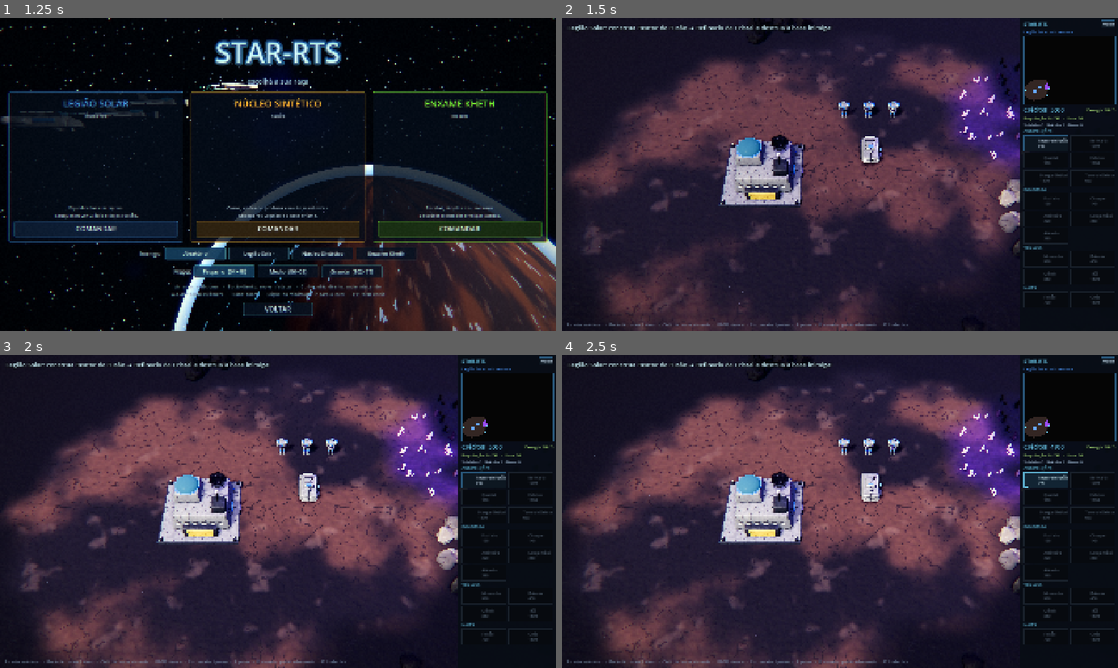
Above: before the commit, frames 1-4 (two rows, left to right).
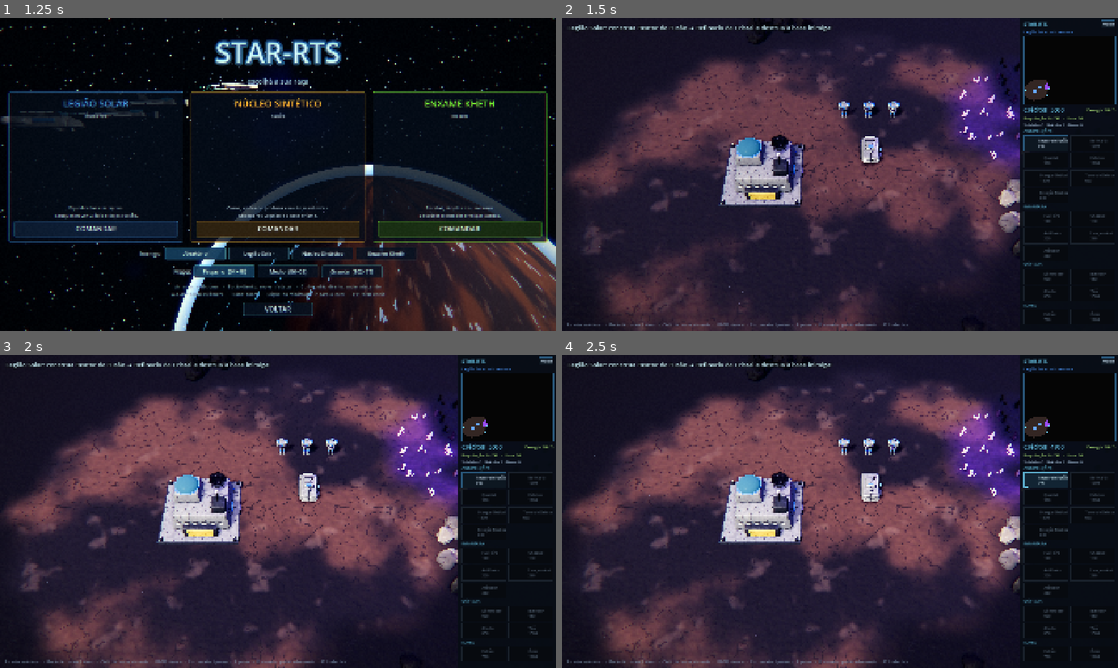
Above: after the commit, the same moments.

Repository: DiogoSav/star-rts
Game: Godot game, scene res://scenes/menu.tscn
Two runs of this game, one before a commit and one after it. Both use one fixed random seed, a clock stepped at 60 frames per second and the inputs below.
Inputs:
- Up to frame 1 (1.25 s): click "JOGAR CONTRA A IA" at 0.5 s
- Up to frame 2 (1.5 s): click "COMANDAR" at 1.25 s
- Up to frame 3 (2 s): no input
- Up to frame 4 (2.5 s): click "Reator de Fusão 300" at 2 s

Frame 1 is identical in both runs. In frame 2, 0.5% of the frame differs, in the area x 82-100%, y 54-97%; in frame 3, 0.5%; in frame 4, 0.5%.

Commit message:
Estação de cura: cura unidades em volta (3 raças, modelos novos)
Prédio 2x2 (requer Quartel, 700 créditos, consome 25 de energia) que
recupera 3% da vida por segundo das unidades do time num raio de 5
células. Não acumula entre estações; círculo de alcance ao selecionar e
ao posicionar; brilho verde nas unidades curadas; IA começa com uma.

Co-Authored-By: Claude Opus 5.5 <noreply@anthropic.com>

Diff:
--- a/scripts/building.gd
+++ b/scripts/building.gd
@@ -24,6 +24,11 @@
 const REPAIR_RATE := 0.05
 var repairing := false
 var _repair_fx: CPUParticles3D
+## Cura em área (prédios com "heal"): a cada HEAL_TICK as unidades do time em volta recuperam vida
+const HEAL_TICK := 1.0
+const HEAL_COLOR := Color(0.35, 1.0, 0.5)
+var _heal_t := 0.0
+var _range_ring: MeshInstance3D
 
 
 func setup(t: String, tm: int, c: Vector2i) -> void:
@@ -56,6 +61,16 @@
 	sel_ring = Fx3D.ring(half, 0.07, Color(0.75, 0.95, 1.0, 0.95), true)
 	sel_ring.visible = selected
 	root.add_child(sel_ring)
+	if data.has("heal"):
+		_range_ring = range_ring(float(data["heal"]["range"]))
+		_range_ring.visible = false
+		root.add_child(_range_ring)
+
+
+## Círculo no chão mostrando o alcance da cura (também usado no fantasma ao posicionar).
+static func range_ring(range_px: float) -> MeshInstance3D:
+	var r := range_px * Game.UNIT
+	return Fx3D.ring(Vector2(r, r), 0.06, Color(HEAL_COLOR, 0.55))
 
 
 ## Começa a obra: o prédio é "impresso" de baixo para cima por um feixe holográfico,
@@ -146,6 +161,12 @@
 		s.rotation.y += delta * (0.8 if powered else 0.1)
 	if repairing and not Net.is_client():
 		_repair(delta)
+	if _range_ring != null:
+		_range_ring.visible = selected
+		_heal_t -= delta
+		if _heal_t <= 0.0:
+			_heal_t = HEAL_TICK
+			_heal_area()
 	if not _burning and hp < max_hp * 0.5:
 		_start_burning()
 	elif _burning and hp > max_hp * 0.6:
@@ -197,6 +218,31 @@
 		_fire_snd = null
 
 
+## Cura as unidades do time dentro do alcance. Várias estações não se somam: cada unidade
+## é curada no máximo uma vez por HEAL_TICK. No convidado só mostra o brilho (a vida vem
+## nos snapshots do anfitrião).
+func _heal_area() -> void:
+	if Game.game_over or Game.low_power(team):
+		return
+	var heal: Dictionary = data["heal"]
+	var r2: float = float(heal["range"]) ** 2
+	var now := Time.get_ticks_msec()
+	for e in Game.entities:
+		if not (e is Unit) or e.team != team or e.dead or e.hp >= e.max_hp:
+			continue
+		if e.position.distance_squared_to(position) > r2 or now - e.healed_at < HEAL_TICK * 900.0:
+			continue
+		e.healed_at = now
+		if not Net.is_client():
+			e.hp = minf(e.max_hp, e.hp + e.max_hp * float(heal["rate"]) * HEAL_TICK)
+		if e.visible:
+			var fx := Fx3D.heal_burst(maxf(e.box.size.x, e.box.size.z) * 0.35)
+			Game.world.add_child(fx)
+			fx.global_position = e.center3d()
+			fx.emitting = true
+			fx.finished.connect(fx.queue_free)
+
+
 ## Custo por ponto de vida: metade do custo do prédio dividida pela vida máxima.
 func repair_cost_per_hp() -> float:
 	return float(data["cost"]) * 0.5 / max_hp
--- a/scripts/fx3d.gd
+++ b/scripts/fx3d.gd
@@ -160,6 +160,26 @@
 	return p
 
 
+## Brilho verde subindo de uma unidade que está sendo curada (dispara uma vez e se apaga).
+static func heal_burst(size: float) -> CPUParticles3D:
+	var p := CPUParticles3D.new()
+	p.one_shot = true
+	p.explosiveness = 0.6
+	p.amount = 8
+	p.lifetime = 0.9
+	p.mesh = _particle_quad(0.1, true)
+	p.emission_shape = CPUParticles3D.EMISSION_SHAPE_SPHERE
+	p.emission_sphere_radius = size
+	p.direction = Vector3.UP
+	p.spread = 15.0
+	p.gravity = Vector3.ZERO
+	p.initial_velocity_min = 0.4
+	p.initial_velocity_max = 0.8
+	p.scale_amount_curve = _grow(1.0, 0.3)
+	p.color_ramp = _ramp(Color(0.5, 1.0, 0.55), Color(0.3, 1.0, 0.4, 0.0))
+	return p
+
+
 ## Plano holográfico que sobe enquanto o prédio é construído.
 static func scan_plane(area: Vector2, color: Color) -> MeshInstance3D:
 	var mi := MeshInstance3D.new()
--- a/scripts/game_state.gd
+++ b/scripts/game_state.gd
@@ -41,7 +41,7 @@
 		"buildings": {
 			"cy": "Centro de Comando", "power": "Reator de Fusão", "refinery": "Refinaria de Cristal",
 			"barracks": "Quartel", "factory": "Fábrica de Blindados", "starport": "Hangar Orbital",
-			"turret": "Torre de Defesa",
+			"turret": "Torre de Defesa", "medic": "Estação Médica",
 		},
 	},
 	"rob": {
@@ -56,6 +56,7 @@
 			"cy": "Núcleo Central", "power": "Matriz de Energia", "refinery": "Processador de Cristal",
 			"barracks": "Montadora de Droides", "factory": "Forja Mecânica",
 			"starport": "Plataforma Gravitacional", "turret": "Torre de Raios",
+			"medic": "Doca de Reparo",
 		},
 	},
 	"ins": {
@@ -69,7 +70,7 @@
 		"buildings": {
 			"cy": "Colmeia-Mãe", "power": "Nódulo Vital", "refinery": "Digestor de Cristal",
 			"barracks": "Incubadora", "factory": "Casulo Profundo", "starport": "Ninho Aéreo",
-			"turret": "Espinho Ácido",
+			"turret": "Espinho Ácido", "medic": "Poço de Regeneração",
 		},
 	},
 }
@@ -317,6 +318,13 @@
 		"hp": 500, "size": Vector2i(1, 1), "power": -20, "sight": 6, "produces": "",
 		"desc": "Defesa contra solo e naves. Precisa de energia.",
 		"weapon": {"damage": 28, "range": 175.0, "cooldown": 1.3, "type": "cannon", "air": true},
+	},
+	## Cura: "range" em pixels de chão, "rate" = fração da vida máxima recuperada por segundo
+	"medic": {
+		"name": "Estação de Cura", "category": "building", "cost": 700, "time": 9.0,
+		"requires": ["barracks"], "hp": 500, "size": Vector2i(2, 2), "power": -25, "sight": 5,
+		"produces": "", "heal": {"range": 160.0, "rate": 0.03},
+		"desc": "Recupera a vida das suas unidades em volta (soldados, veículos e naves). Precisa de energia.",
 	},
 }
 
@@ -329,7 +337,7 @@
 const POP_BASE := 30
 const POP_PER_POWER := 20
 const POP_MAX := 100
-const BUILD_ORDER := ["power", "refinery", "barracks", "factory", "starport", "turret"]
+const BUILD_ORDER := ["power", "refinery", "barracks", "factory", "starport", "turret", "medic"]
 const CATEGORY_NAMES := {"building": "construções", "infantry": "infantaria",
 		"vehicle": "veículos", "air": "naves"}
 ## Tamanhos de mapa: escala sobre o mapa pequeno (64×48 células)
--- a/scripts/info_panel.gd
+++ b/scripts/info_panel.gd
@@ -199,8 +199,12 @@
 		lines.append("CONSERTANDO  ·  %.2f créditos por ponto de vida" % b.repair_cost_per_hp())
 	elif b.hp < b.max_hp and b.team == Game.local_team:
 		lines.append("Danificado  ·  conserto: %.2f créditos por ponto de vida" % b.repair_cost_per_hp())
+	if b.data.has("heal"):
+		var h: Dictionary = b.data["heal"]
+		lines.append("Cura %d%% da vida por segundo  ·  alcance %d células" % [
+				roundi(float(h["rate"]) * 100.0), roundi(float(h["range"]) / Game.TILE)])
 	var p: int = b.data["power"]
-	var power := ("Gera %d de energia" % p) if p > 0 else ("Consome %d de energia" % -p)
+	var power :=("Gera %d de energia" % p) if p > 0 else ("Consome %d de energia" % -p)
 	if p < 0 and Game.low_power(b.team):
 		power += "  ·  SEM ENERGIA SUFICIENTE"
 	lines.append(power)
--- a/scripts/main.gd
+++ b/scripts/main.gd
@@ -208,6 +208,7 @@
 	Game.spawn_building("turret", E, Map.fit(Vector2i(49, 14), E_CORNER))
 	Game.spawn_building("turret", E, Map.fit(Vector2i(54, 14), E_CORNER))
 	Game.spawn_building("starport", E, Map.fit(Vector2i(48, 6), E_CORNER))
+	Game.spawn_building("medic", E, Map.fit(Vector2i(49, 10), E_CORNER))
 	for i in 2:
 		Game.spawn_unit(ef["infantry"][i], E, map.cell_center(Map.fit(Vector2i(52 + i, 15), E_CORNER)))
 
@@ -443,6 +444,8 @@
 			_ghost_area.position.y = 0.03
 			_ghost_area.cast_shadow = GeometryInstance3D.SHADOW_CASTING_SETTING_OFF
 			_ghost.add_child(_ghost_area)
+			if Game.BUILDINGS[placing].has("heal"):
+				_ghost.add_child(Building.range_ring(float(Game.BUILDINGS[placing]["heal"]["range"])))
 			add_child(_ghost)
 	if _ghost == null:
 		return
--- a/scripts/unit.gd
+++ b/scripts/unit.gd
@@ -7,6 +7,7 @@
 var path_index := 0
 var facing := 0.0
 var forced_target := false   # ataque ordenado diretamente
+var healed_at := -100000      # última cura recebida (ms), para estações não se somarem
 var attack_move := false     # andar atacando o que encontrar
 var attack_goal := Vector2.ZERO
 var guarding := false         # perseguindo por conta própria; volta para guard_pos depois
Binary file added: models/medic_hum.glb
Not shown, added: models/medic_hum.glb.import
Binary file added: models/medic_ins.glb
Not shown, added: models/medic_ins.glb.import
Binary file added: models/medic_rob.glb
Not shown, added: models/medic_rob.glb.import
